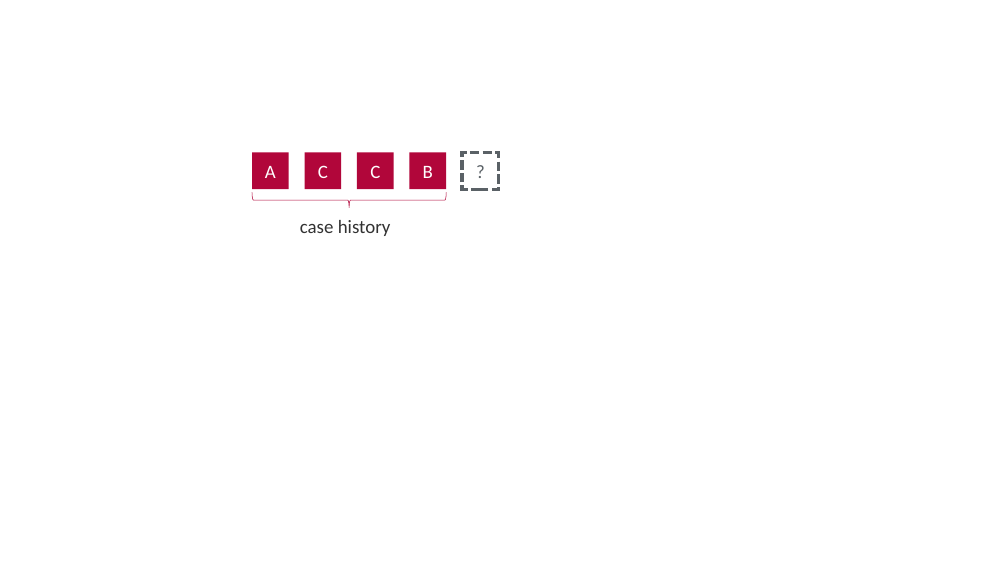
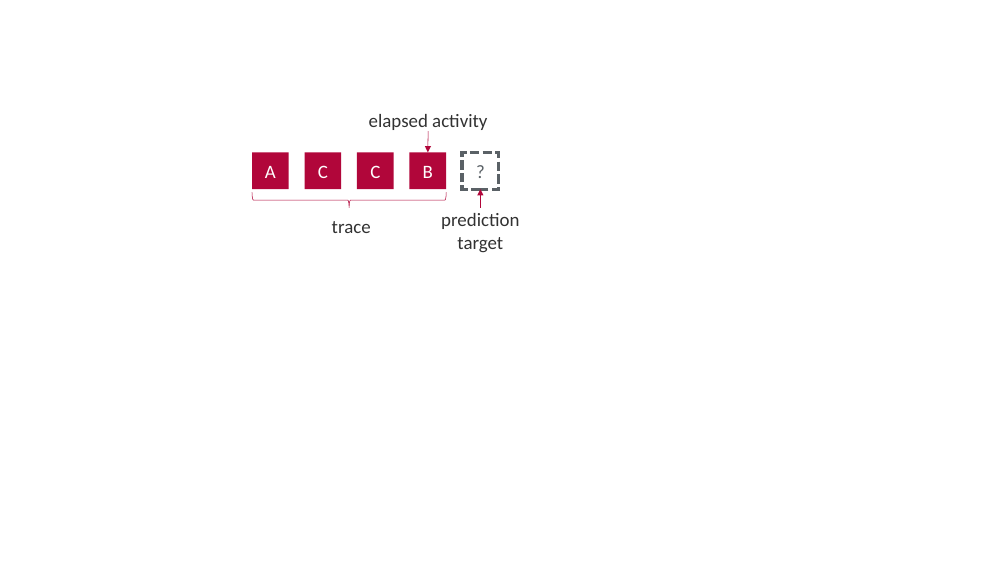
Before and after one commit to flxw/master-thesis-latex, a slide deck: slide 5 of gfx/Thesis figures.pptx. Drawn at 1008x567 pixels with LibreOffice and Linux fonts; fonts in the diff are those of the drawing. Boxes give left, top, right and bottom in pixels: in the first picture for what was removed or moved away, otherwise in the second. Text is boxed around its words. In the diff, an @@ line names an element or a change of style, - is before the commit and + after.

```diff
--- a/gfx/Thesis figures.pptx
+++ b/gfx/Thesis figures.pptx
@@ text added at box(369, 114, 487, 130), 18 pt, text #323232 @@
+elapsed activity
@@ arrow added from (428, 132) to (428, 153), #B1063A 0.5 pt @@
@@ arrow added from (480, 208) to (480, 189), #B1063A 0.5 pt @@
@@ text at box(332, 221, 371, 233): text changed @@
-case history
+trace
@@ text added at box(441, 213, 519, 252), 18 pt, text #323232 @@
+prediction target
```
Also in this commit, not shown: 7 other files.
